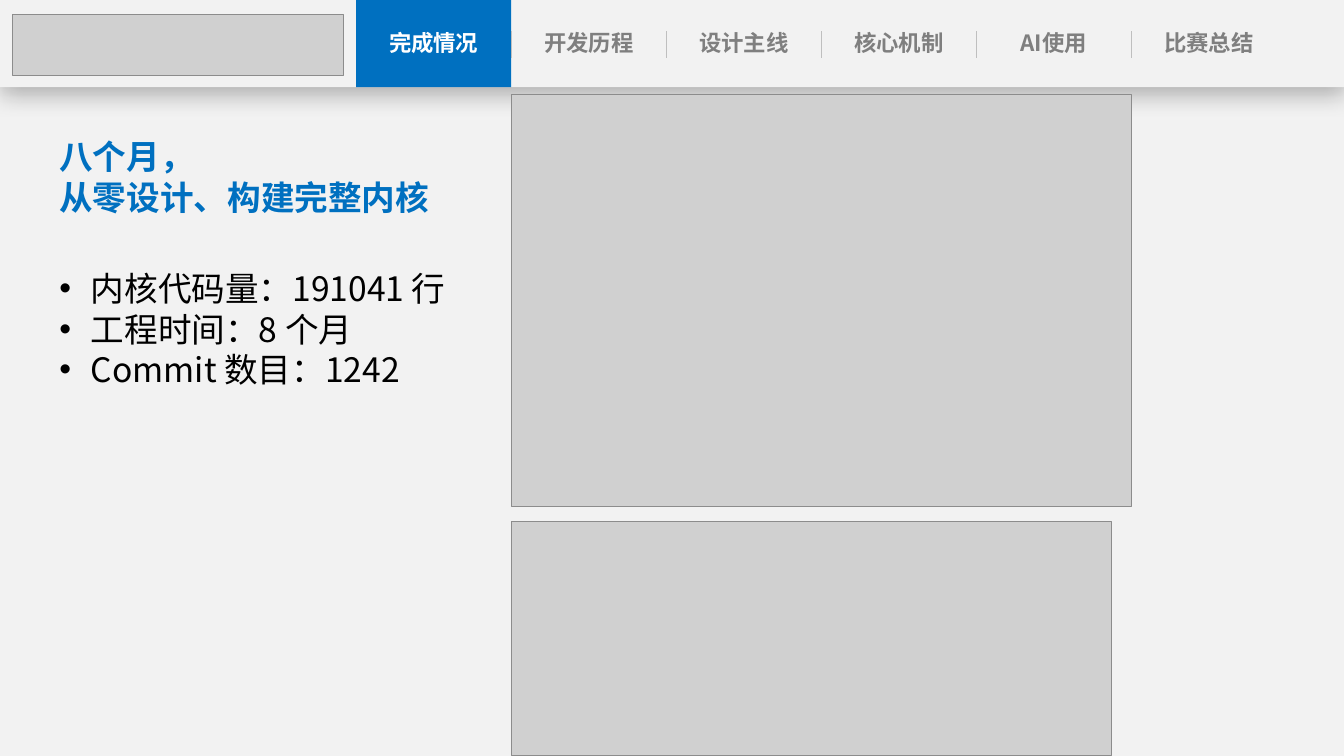
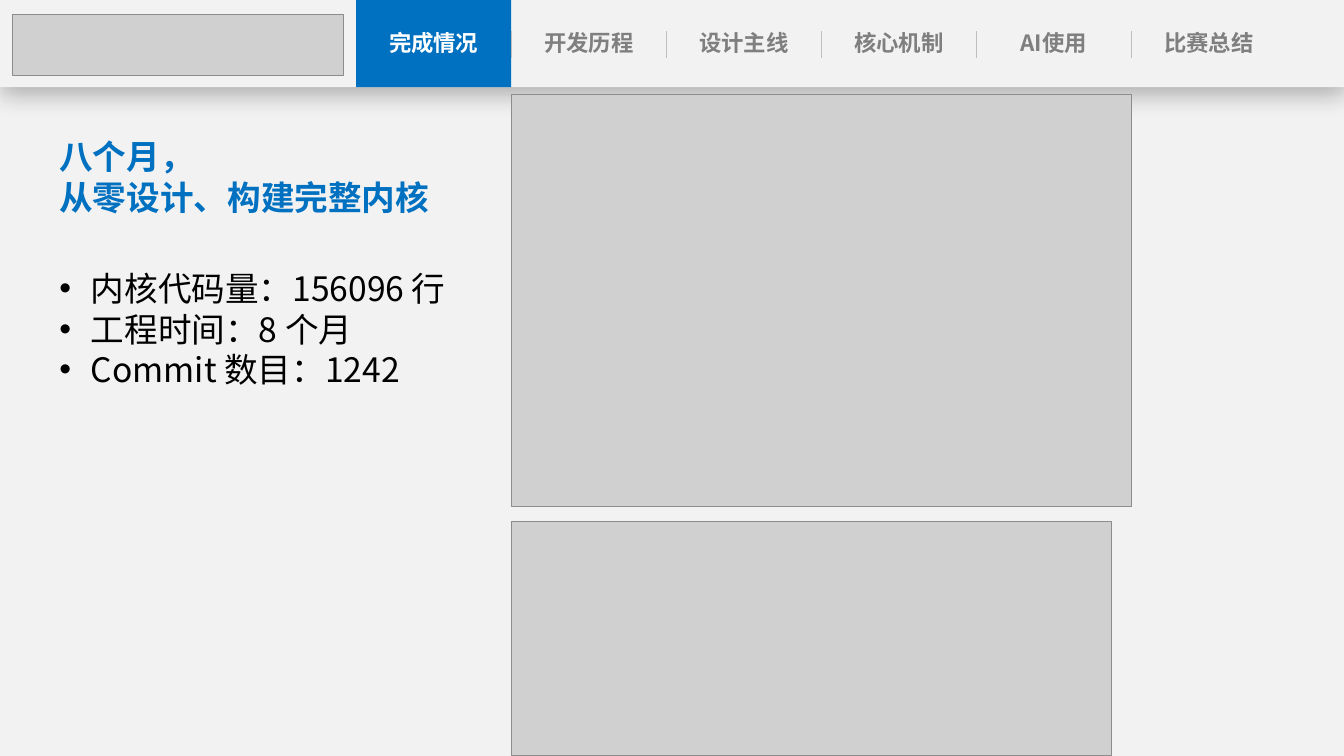
Before and after one commit to anemone-os/anemone, a slide deck: slide 3 of report/ppt/Anemone决赛演示文稿.pptx. Drawn at 1344x756 pixels with LibreOffice and Linux fonts; fonts in the diff are those of the drawing; grey boxes stand for pictures. Boxes give left, top, right and bottom in pixels: in the first picture for what was removed or moved away, otherwise in the second. Text is boxed around its words. In the diff, an @@ line names an element or a change of style, - is before the commit and + after.

```diff
--- a/report/ppt/Anemone决赛演示文稿.pptx
+++ b/report/ppt/Anemone决赛演示文稿.pptx
@@ text at (91, 272, 446, 304): text changed @@
-• 内核代码量：191041 行
+• 内核代码量：156096 行
```
Also in this commit, not shown: 16 other slides changed, 1 slide added, 2 other files.
